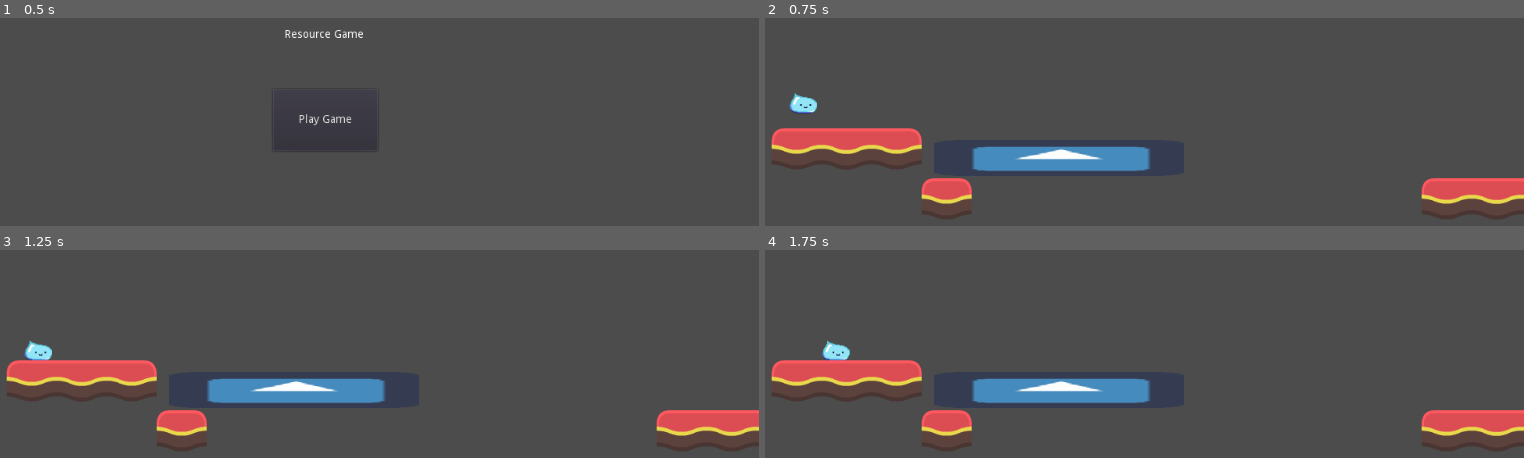
Above: before the commit, frames 1-4 (two rows, left to right).
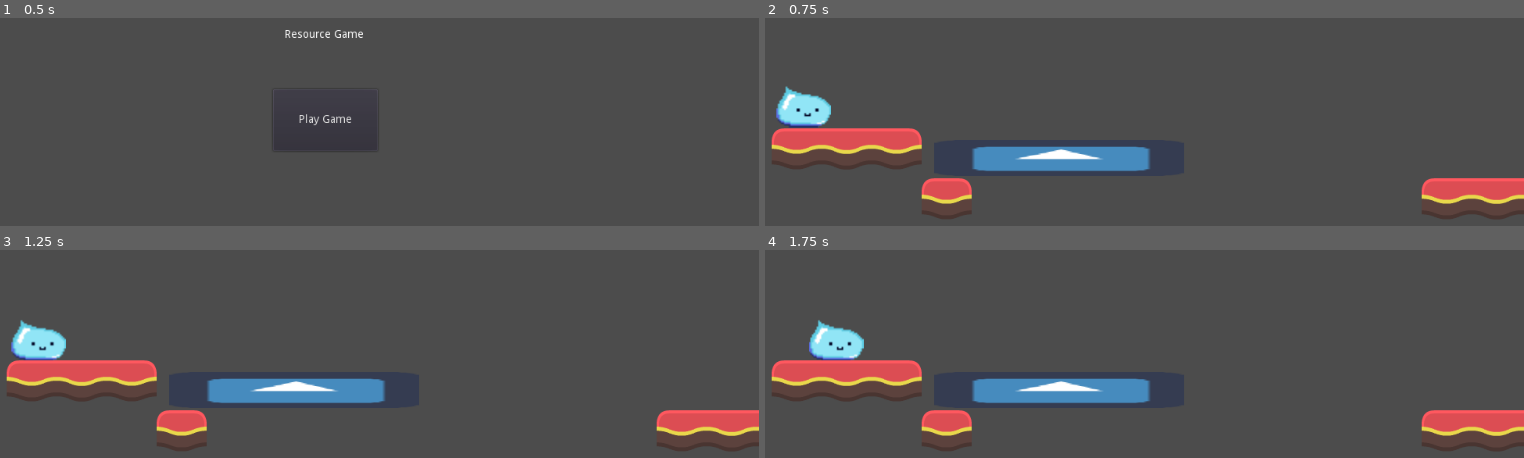
Above: after the commit, the same moments.

Repository: haroonsherjan/ResourceGame
Game: Godot game, scene res://Root.tscn
The game is run twice, just before and just after one commit, with the same random seed, the same clock (stepped at 60 frames per second) and the same inputs. The engine's default icon, where the game draws it, is replaced by a stand-in: a white triangle on a blue panel in a dark square.
Inputs:
- Up to frame 1 (0.5 s): no input
- Up to frame 2 (0.75 s): click "Play Game" at 0.5 s
- Up to frame 3 (1.25 s): no input
- Up to frame 4 (1.75 s): tap Enter at 1.25 s; hold Right (ui_right) from 1.28 s (still down); hold V from 1.28 s (still down)

Frame 1 is identical in both runs. In frame 2, 0.9% of the frame differs, in the area x 1-9%, y 32-53%; in frame 3, 0.9%; in frame 4, 0.9%, in the area x 5-14%, y 33-53%.

Commit message:
scaling with slime kinda working, still in prog

Diff:
--- a/Gameplay/Player/RigidPlayer/MiniPlayer/MiniPlayer.tscn
+++ b/Gameplay/Player/RigidPlayer/MiniPlayer/MiniPlayer.tscn
@@ -21,5 +21,5 @@
 
 [node name="CollisionShape2D" type="CollisionShape2D" parent="."]
 modulate = Color( 0.505882, 0.317647, 0.317647, 1 )
-position = Vector2( 0, 6 )
+position = Vector2( 0, 1 )
 shape = SubResource( 3 )
--- a/Gameplay/Player/RigidPlayer/Player.gd
+++ b/Gameplay/Player/RigidPlayer/Player.gd
@@ -97,9 +97,8 @@
 
 
 func recombine():
+
 	pass
-	var closestMini = get_tree().get_nodes_in_group("MiniPlayer")
-	print(closestMini)
 
 func spawn_mini():
 	curr_scale = curr_scale * 0.9
--- a/Gameplay/Player/RigidPlayer/Player.tscn
+++ b/Gameplay/Player/RigidPlayer/Player.tscn
@@ -11,6 +11,7 @@
 
 [node name="PlayerBody" type="RigidBody2D"]
 position = Vector2( 449, 304 )
+scale = Vector2( 2, 2 )
 mode = 2
 physics_material_override = SubResource( 2 )
 gravity_scale = 5.0
@@ -20,11 +21,13 @@
 jump_force = 300
 
 [node name="Sprite" type="Sprite" parent="."]
+scale = Vector2( 2, 2 )
 texture = ExtResource( 2 )
 
 [node name="CollisionShape2D" type="CollisionShape2D" parent="."]
 modulate = Color( 0.505882, 0.317647, 0.317647, 1 )
-position = Vector2( 0, 7 )
+position = Vector2( 0.5, 14.5 )
+scale = Vector2( 2, 2 )
 shape = SubResource( 3 )
 
 [node name="JustAiredTimer" type="Timer" parent="."]
--- a/Gameplay/l2.tscn
+++ b/Gameplay/l2.tscn
@@ -58,4 +58,4 @@
 zoom = Vector2( 1.4, 1.4 )
 
 [node name="PlayerBody" parent="." instance=ExtResource( 2 )]
-position = Vector2( 47, 496 )
+position = Vector2( 48, 434 )
